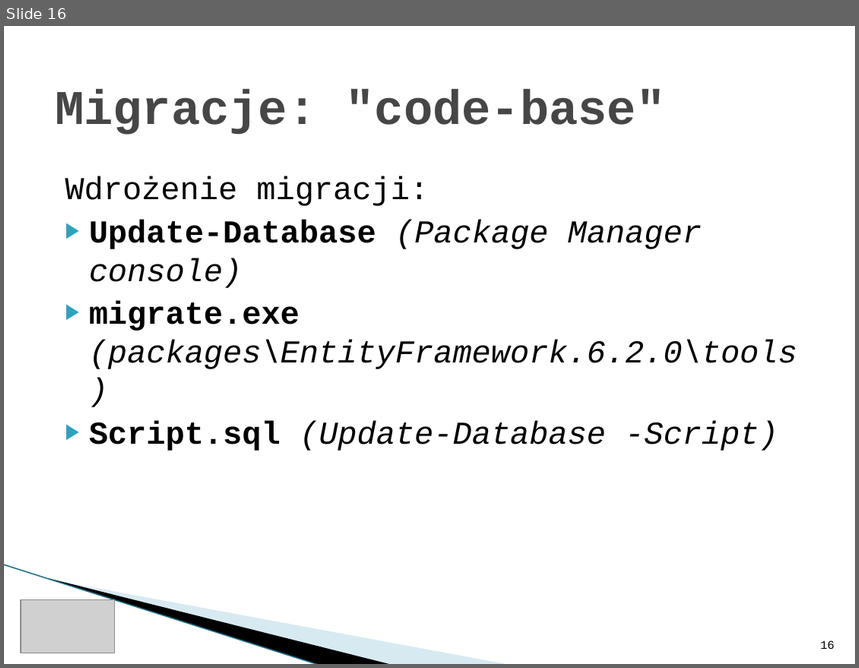
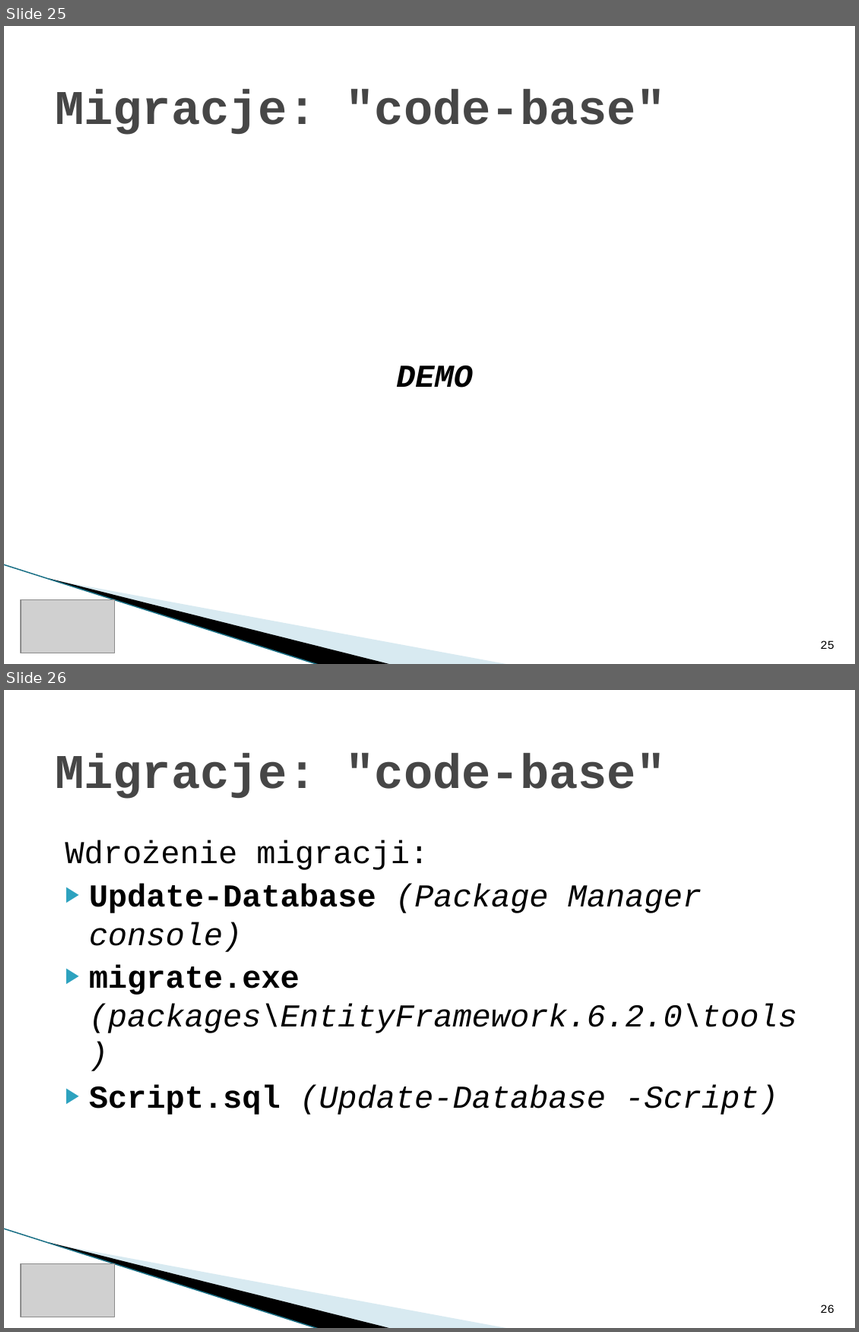
Before and after one commit to rwoszczyk/Training, a slide deck: ItKrd_EF.pptx. Shown one above the other, each under a label of ours: slide 16 before the commit, slides 25 and 26 after it. The pictures are 859x668 and 859x1332 pixels, drawn with LibreOffice and Linux fonts; fonts in the diff are those of the drawing; grey boxes stand for pictures; background and template pictures are left out. Boxes give left, top, right and bottom in pixels: in the first picture for what was removed or moved away, otherwise in the second. Text is boxed around its words. In the diff, an @@ line names an element or a change of style, - is before the commit and + after.

```diff
--- a/ItKrd_EF.pptx
+++ b/ItKrd_EF.pptx
@@ slide 25 added at (4, 26, 855, 664), background #FFFFFF; not listed: 3 template elements that a slide beside it also shows @@
@@ title added at (55, 89, 666, 135), 41 pt, text #464646, bold @@
+Migracje: "code-base"
@@ text added at (396, 366, 473, 388), 27 pt, text #000000, bold, italic @@
+DEMO
@@ picture added at (21, 600, 115, 653) @@
@@ page number added at (820, 641, 835, 649), 10 pt, text #000000 @@
+25
@@ what was slide 16 is now slide 26 @@
@@ page number at (820, 1305, 835, 1313): text changed @@
-16
+26
```
Also in this commit, not shown: 2 slides changed, 10 other slides added, 8 other files.
